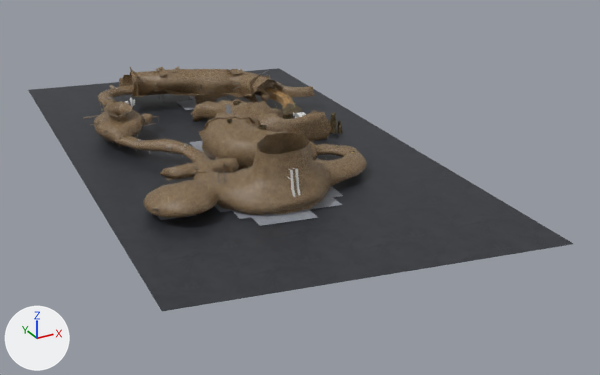
The Blender file media/trunk/tracks/mines/mines.blend: old version first, new version second.
Before and after are seen from a 50 mm lens placed at (-230.0, -832.0, 276.0), pointed at (124.0, -188.0, -46.0). Every picture has the same lights, and +X, +Y and +Z are marked at lower left. The older version comes first.

The first picture shows 'beam.004_Mesh.001_beam.004_Mesh.007', 'beam.004_Mesh.002', 'beam.004_Mesh.003_beam.004_Mesh.000', 'beam.005_Mesh.000_beam.005_Mesh.007', 'beam.005_Mesh.001', 'beam.006_Mesh.000_beam.006_Mesh.001', 'death.001.orig', 'naturalCavern.000', 'naturalCavern.003_naturalCavern.007', 'water' and 7 more.
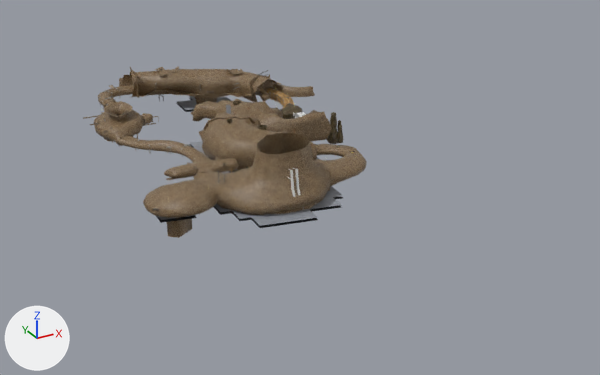
Where the newer file only moved an object's origin or applied its transform, the numbers keep the older frame.

What changed in the scene script:
```text
Change ob_death_001_orig:
    add ob_death_001_orig.hide_set(True)  # its collection is switched off
```

Boxes [x1, y1, x2, y2] around the edits, measured in the pictures (600 x 375 px):
'death.001.orig', hidden: before [28, 68, 573, 311]
